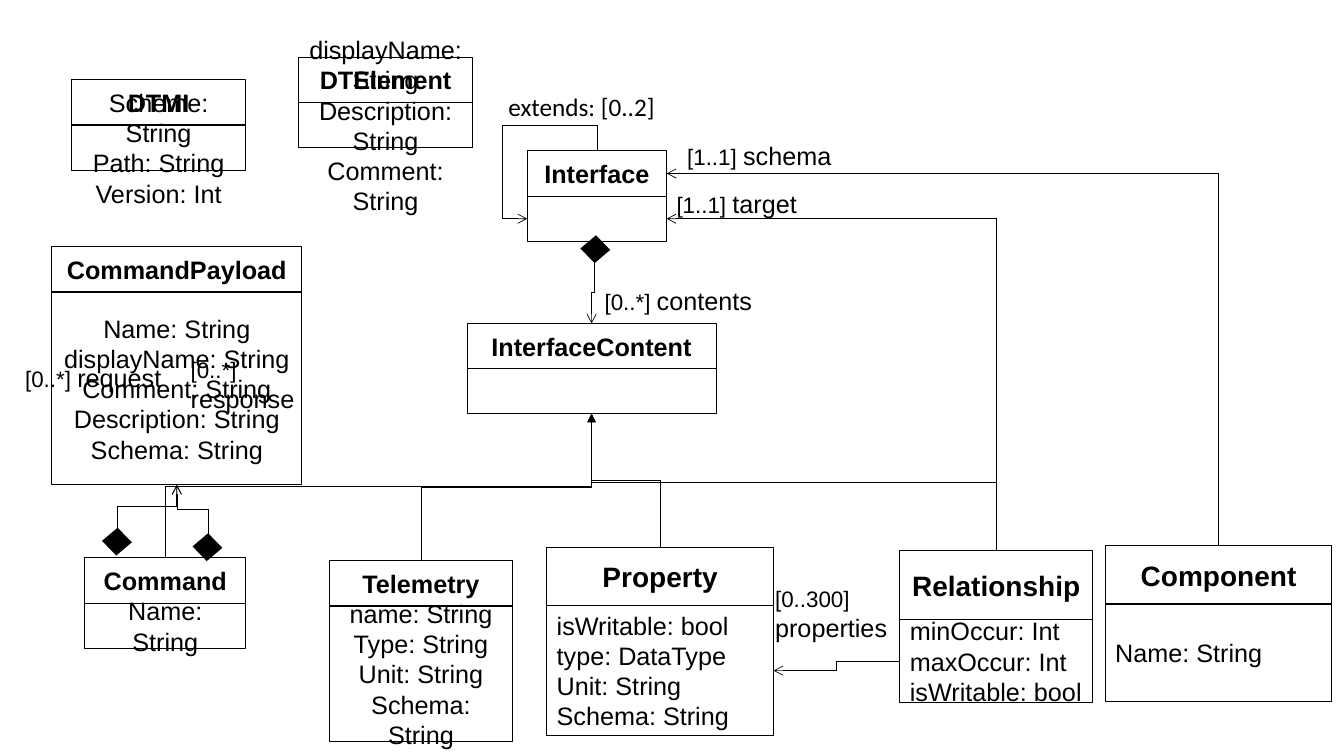
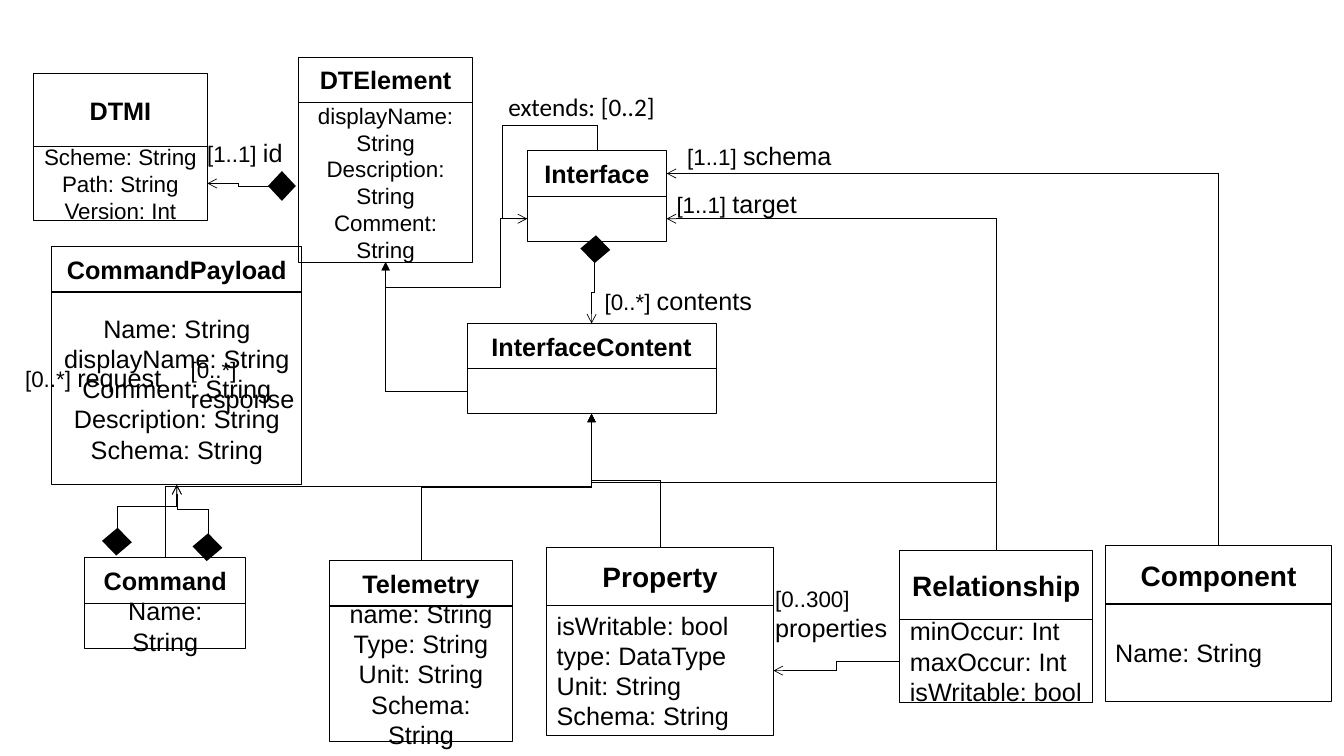
Before and after one commit to derlehner/dt_language_comparison, a slide deck: slide 1 of Figures.pptx. Drawn at 1344x756 pixels with LibreOffice and Linux fonts; fonts in the diff are those of the drawing. Boxes give left, top, right and bottom in pixels: in the first picture for what was removed or moved away, otherwise in the second. Text is boxed around its words. In the diff, an @@ line names an element or a change of style, - is before the commit and + after.

```diff
--- a/Figures.pptx
+++ b/Figures.pptx
@@ rectangle "DTMI" resized from (x1=72, y1=80, x2=246, y2=125) to (x1=33, y1=74, x2=208, y2=147) @@
@@ rectangle "displayName: String" at (x1=298, y1=103, x2=473, y2=262): size 18 to 16 pt @@
@@ rectangle "displayName: String" resized from (x1=298, y1=103, x2=473, y2=148) to (x1=298, y1=103, x2=473, y2=262) @@
@@ rectangle "Scheme: String" resized from (x1=72, y1=125, x2=246, y2=170) to (x1=33, y1=147, x2=208, y2=221) @@
@@ rectangle "Scheme: String" at (x1=33, y1=147, x2=208, y2=221): size 18 to 16 pt @@
@@ text added at (x1=207, y1=143, x2=283, y2=168), 16 pt, text #000000 @@
+[1..1] id
@@ diamond added at (x1=269, y1=172, x2=295, y2=201), fill #000000, outline #000000 1 pt @@
@@ elbow arrow added from (269, 186) to (208, 184), #000000 0.5 pt @@
@@ elbow arrow added from (527, 219) to (386, 262), #000000 0.5 pt @@
@@ elbow arrow added from (467, 391) to (386, 262), #000000 0.5 pt @@
```
Also in this commit, not shown: 1 other slide changed, 1 slide added.
